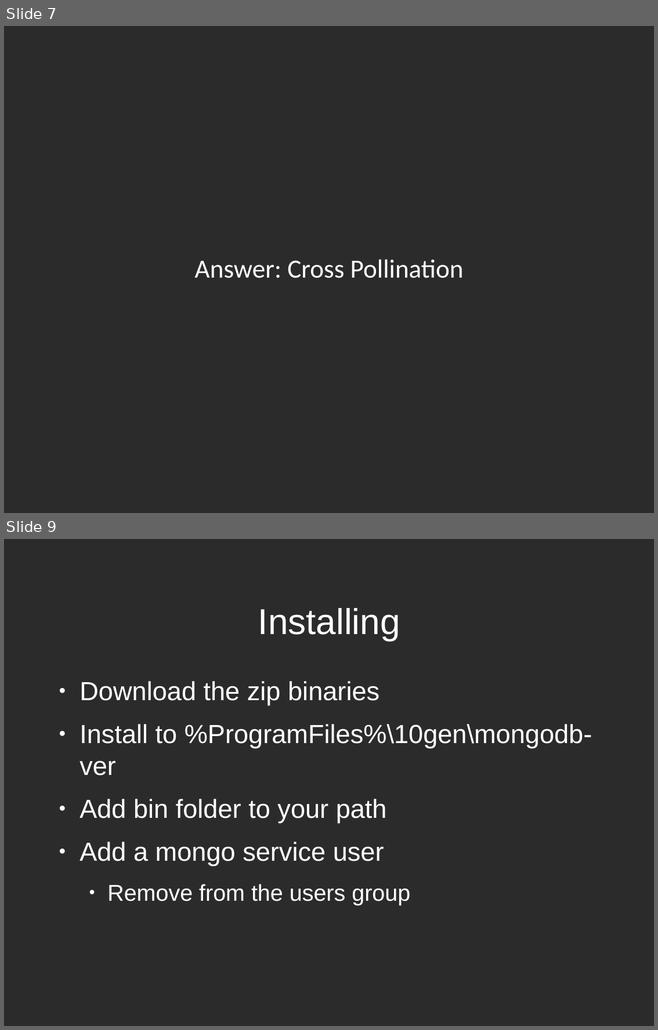
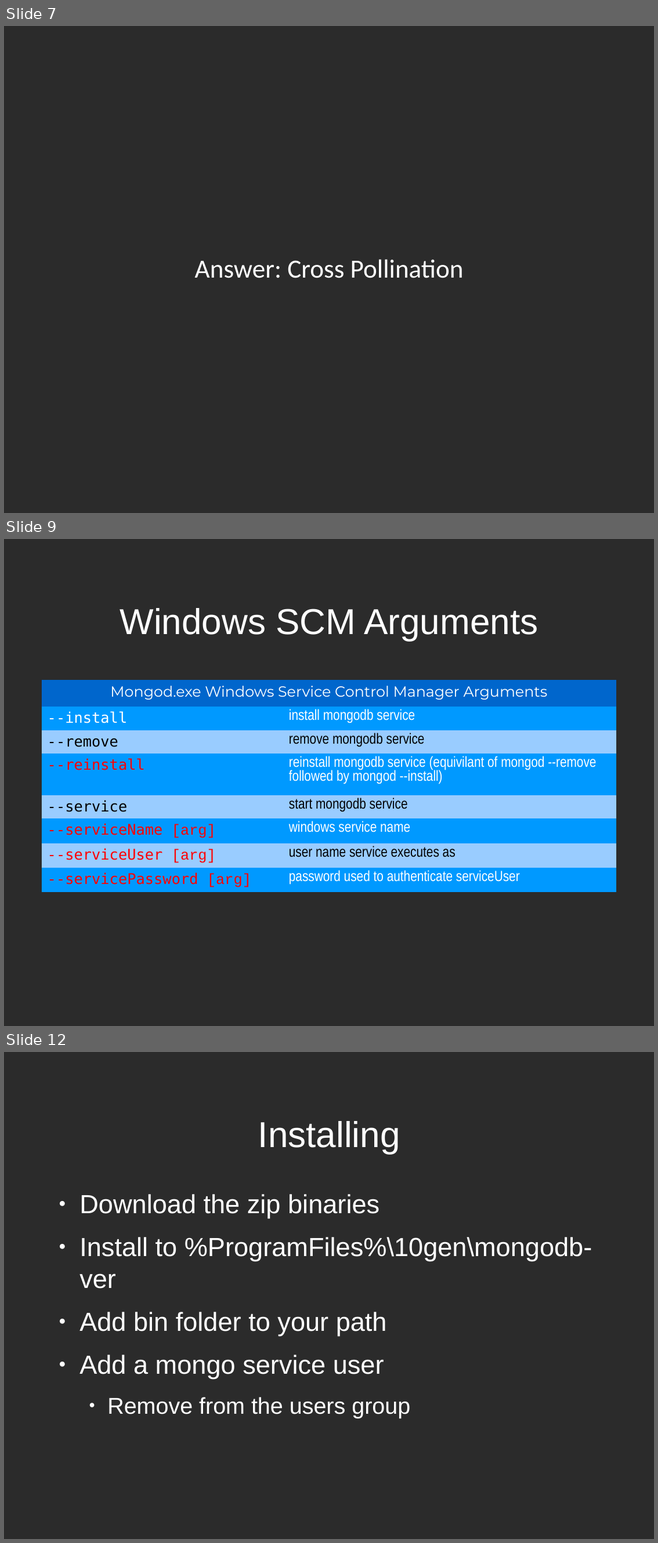
Before and after one commit to zippy1981/TalkMaterials, a slide deck: MongoMeetup/2010-July/Mongo Windows Administration for the Unix Programmer.odp. Shown one above the other, each under a label of ours: slides 7 and 9 before the commit, slides 7, 9 and 12 after it; the slides between them are not shown. The pictures are 658x1030 and 658x1543 pixels, drawn with LibreOffice and Linux fonts; fonts in the diff are those of the drawing; background and template pictures are left out; a plain dark background stands for a picture behind light text. Boxes give left, top, right and bottom in pixels: in the first picture for what was removed or moved away, otherwise in the second. Text is boxed around its words. In the diff, an @@ line names an element or a change of style, - is before the commit and + after.

```diff
--- a/MongoMeetup/2010-July/Mongo Windows Administration for the Unix Programmer.odp
+++ b/MongoMeetup/2010-July/Mongo Windows Administration for the Unix Programmer.odp
@@ slide 9 added at <box>4,539,654,1026</box>, background picture (left out) @@
@@ title added at <box>120,608,538,641</box>, 44 pt, text #FFFFFF @@
+Windows SCM Arguments
@@ table added at <box>42,680,616,890</box>, 8 rows, 2 columns @@
+Mongod.exe Windows Service Control Manager Arguments | 
+--install | install mongodb service
+--remove | remove mongodb service
+--reinstall | reinstall mongodb service (equivilant of mongod --remove followed by mongod --install)
+--service | start mongodb service
+--serviceName [arg] | windows service name
+--serviceUser [arg] | user name service executes as
+--servicePassword [arg] | password used to authenticate serviceUser
@@ what was slide 9 is now slide 12 @@
```
Also in this commit, not shown: 8 slides changed, 2 other slides added.
